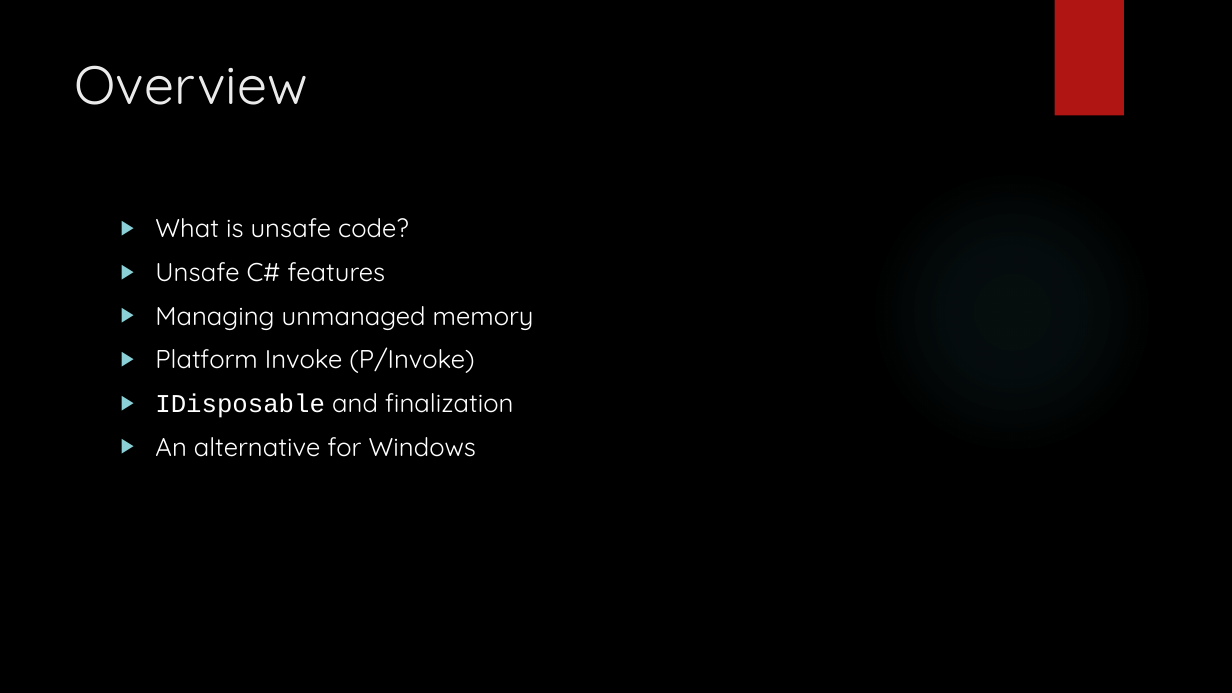
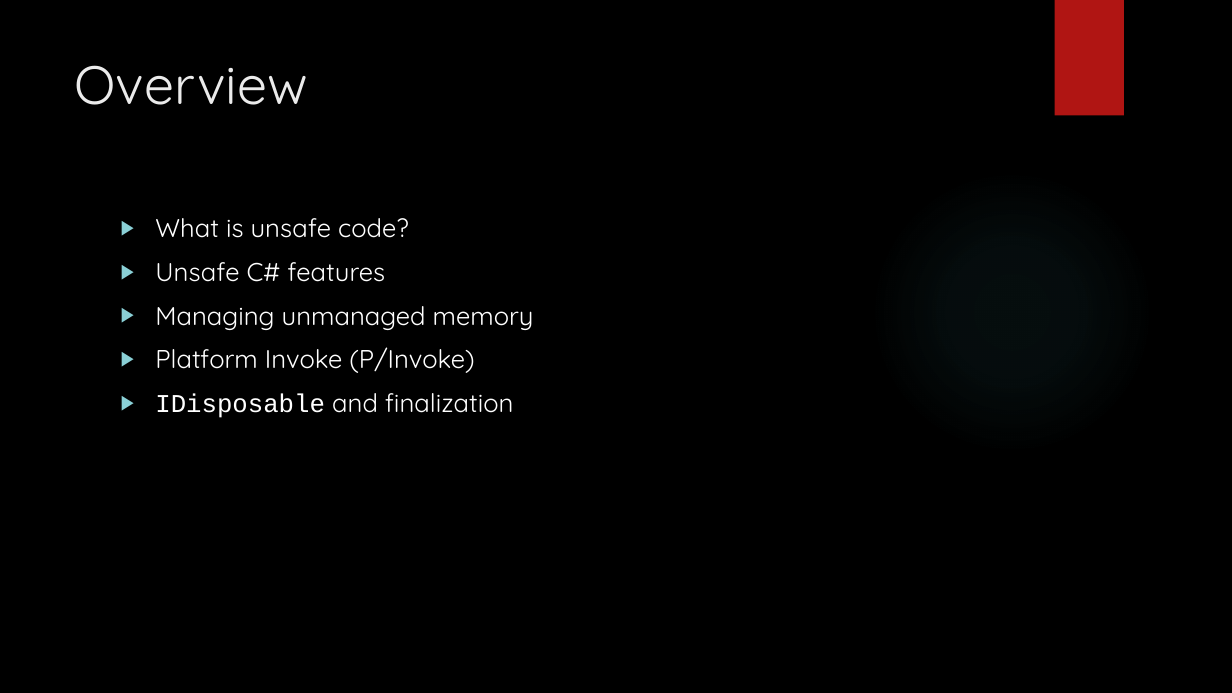
Before and after one commit to dennisdietrich/UnsafeCSharp, a slide deck: slide 2 of doc/Introduction to unsafe C#.pptx. Drawn at 1232x693 pixels with LibreOffice and Linux fonts; fonts in the diff are those of the drawing; background and template pictures are left out. Boxes give left, top, right and bottom in pixels: in the first picture for what was removed or moved away, otherwise in the second. Text is boxed around its words. In the diff, an @@ line names an element or a change of style, - is before the commit and + after.

```diff
--- a/doc/Introduction to unsafe C#.pptx
+++ b/doc/Introduction to unsafe C#.pptx
@@ text at box(155, 437, 476, 457): paragraph removed @@
-▶ An alternative for Windows
```
Also in this commit, not shown: 1 other slide changed, 3 slides added, 2 other files.
